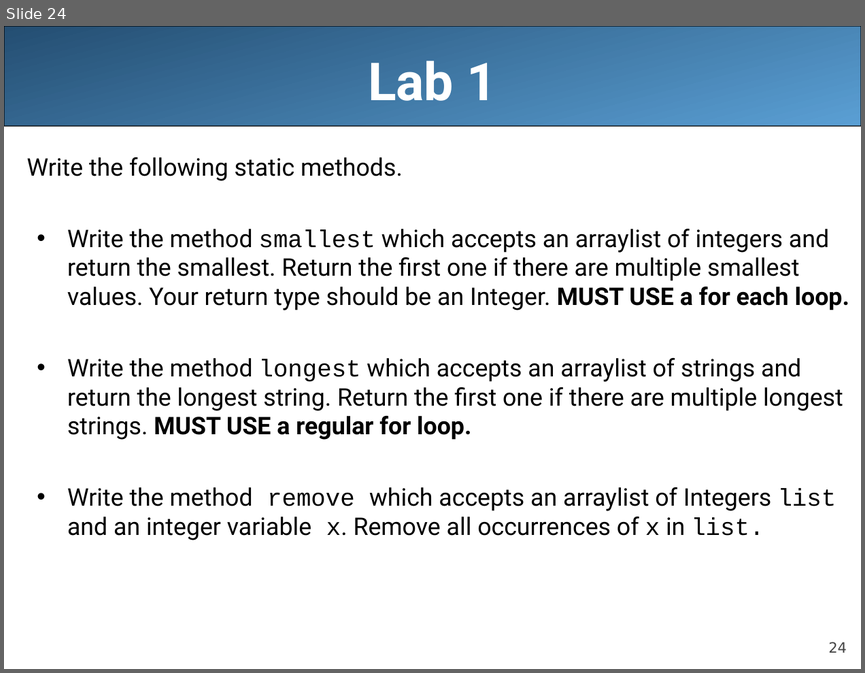
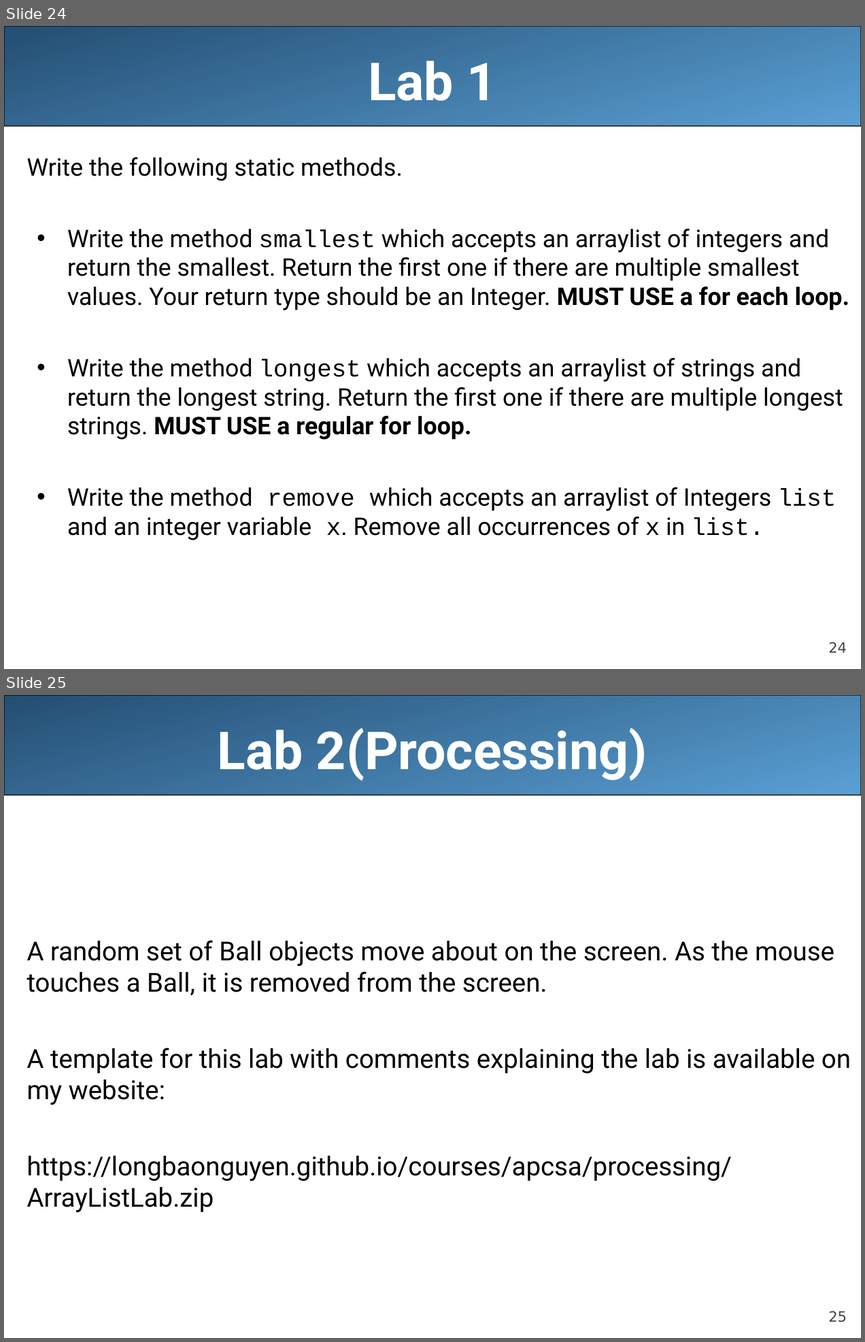
Before and after one commit to LongBaoNguyen/longbaonguyen.github.io, a slide deck: courses/apcsa/lecture18.ppt. Shown one above the other, each under a label of ours: slide 24 before the commit, slides 24 and 25 after it. The pictures are 865x673 and 865x1342 pixels, drawn with LibreOffice and Linux fonts; fonts in the diff are those of the drawing. Boxes give left, top, right and bottom in pixels: in the first picture for what was removed or moved away, otherwise in the second. Text is boxed around its words. In the diff, an @@ line names an element or a change of style, - is before the commit and + after.

```diff
--- a/courses/apcsa/lecture18.ppt
+++ b/courses/apcsa/lecture18.ppt
@@ slide 25 added at (x1=4, y1=695, x2=861, y2=1338), background #FFFFFF; not listed: 2 template elements that a slide beside it also shows @@
@@ title added at (x1=217, y1=728, x2=647, y2=781), 44 pt, text #FFFFFF, bold @@
+Lab 2(Processing)
@@ text added at (x1=27, y1=940, x2=851, y2=1212), 22 pt, text #000000 @@
+A random set of Ball objects move about on the screen. As the mouse touches a Ball, it is removed from the screen.
+A template for this lab with comments explaining the lab is available on my website:
+https://longbaonguyen.github.io/courses/apcsa/processing/ArrayListLab.zip
```
Also in this commit, not shown: 1 slide changed, 9 other files.
